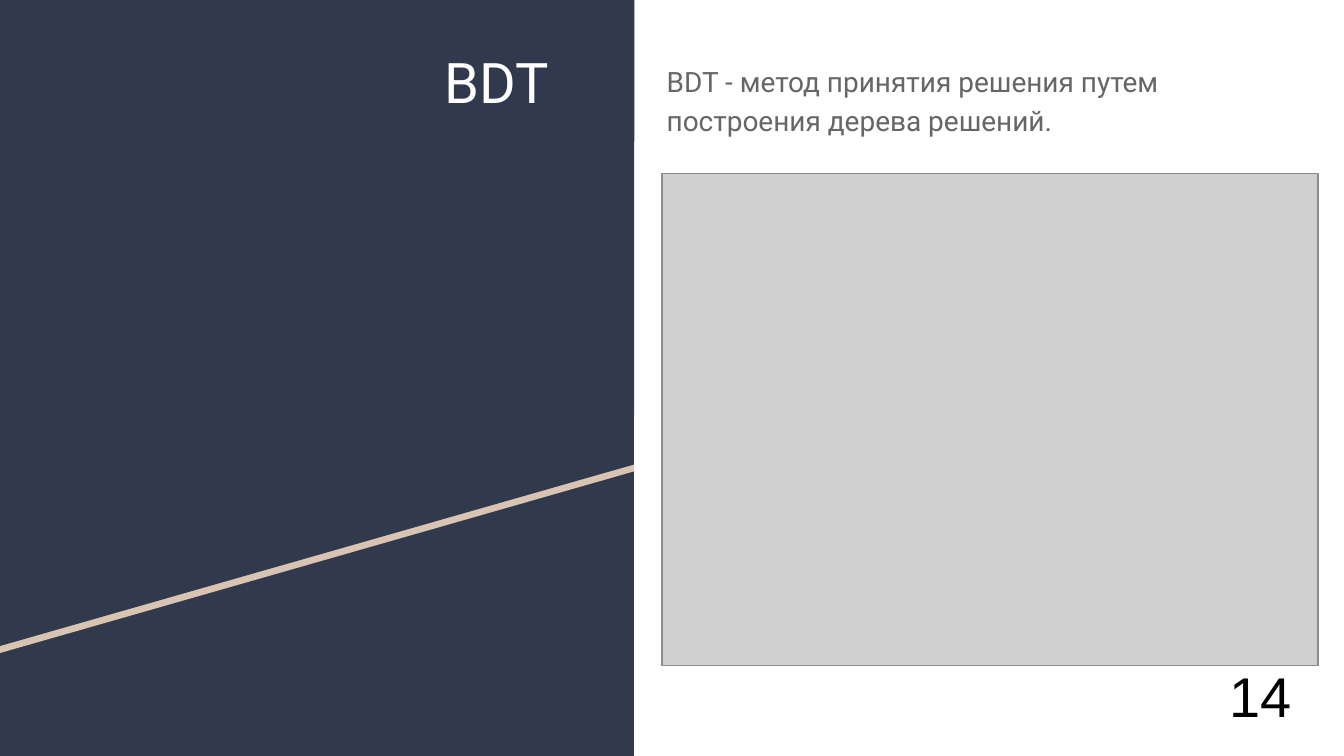
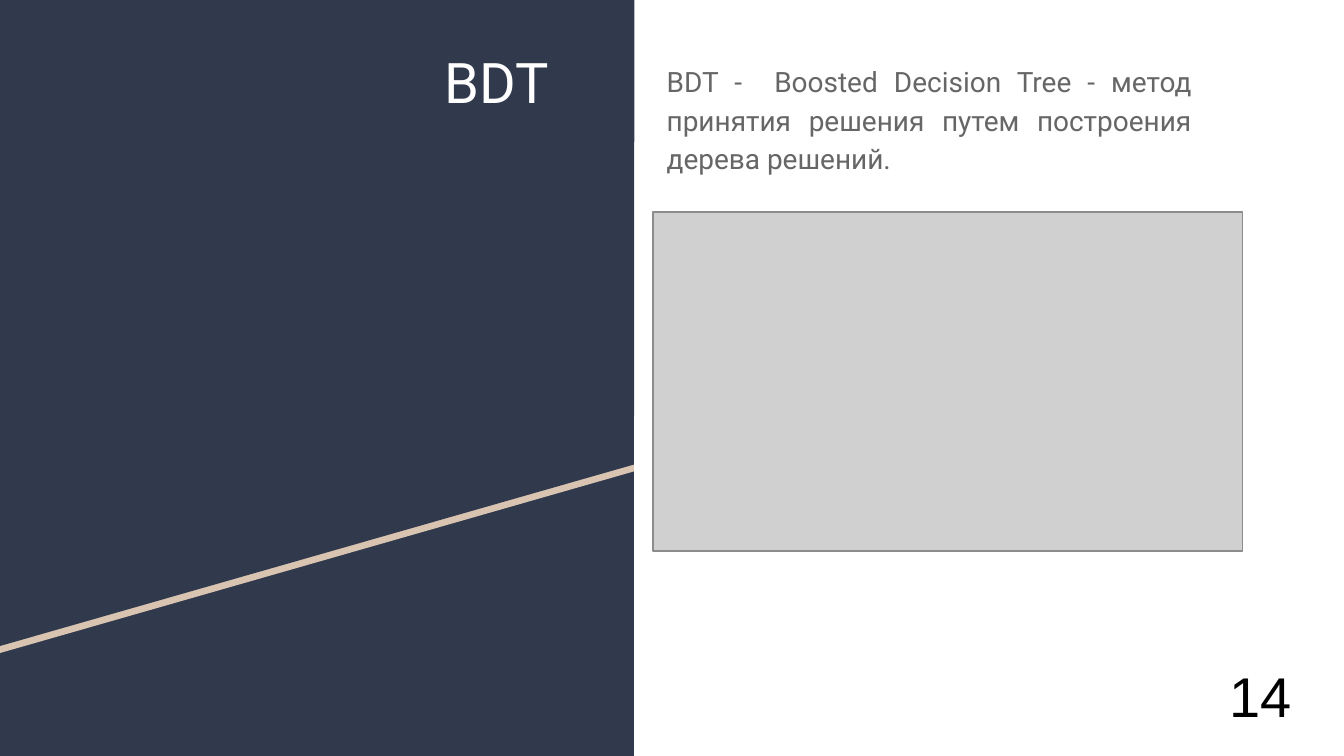
Before and after one commit to AlexanderUzunyan/TestProject, a slide deck: slide 15 of neuro/doc/TMVA.odp (slide 14 before the commit). Drawn at 1344x756 pixels with LibreOffice and Linux fonts; fonts in the diff are those of the drawing; grey boxes stand for pictures. Boxes give left, top, right and bottom in pixels: in the first picture for what was removed or moved away, otherwise in the second. Text is boxed around its words. In the diff, an @@ line names an element or a change of style, - is before the commit and + after.

```diff
--- a/neuro/doc/TMVA.odp
+++ b/neuro/doc/TMVA.odp
@@ text at (x1=667, y1=71, x2=1191, y2=175): text changed @@
-BDT - метод принятия решения путем построения дерева решений.
+BDT - Boosted Decision Tree - метод принятия решения путем построения дерева решений.
@@ picture resized from (x1=663, y1=173, x2=1318, y2=665) to (x1=653, y1=212, x2=1243, y2=551) @@
```
Also in this commit, not shown: 14 other slides changed, 3 slides added.
